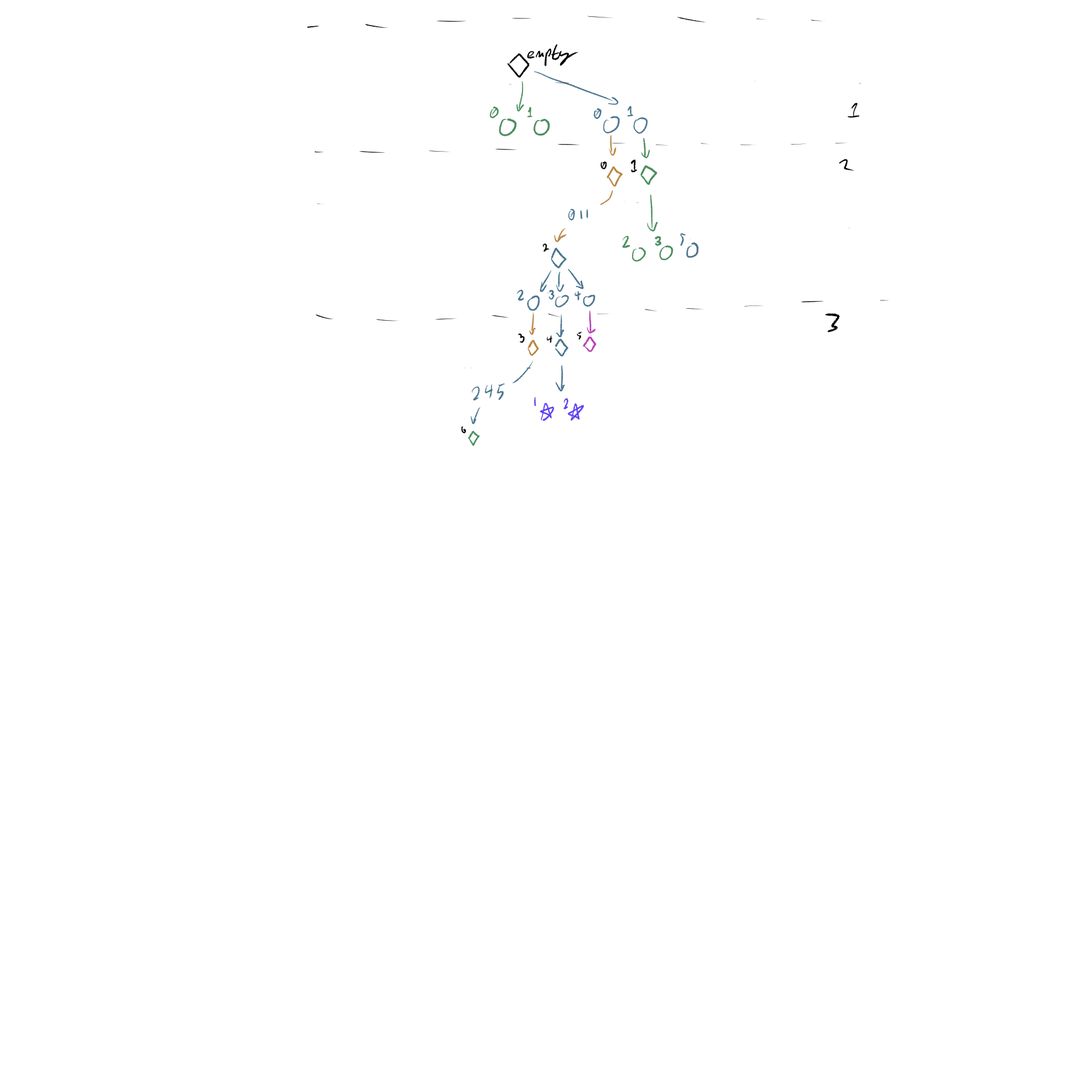
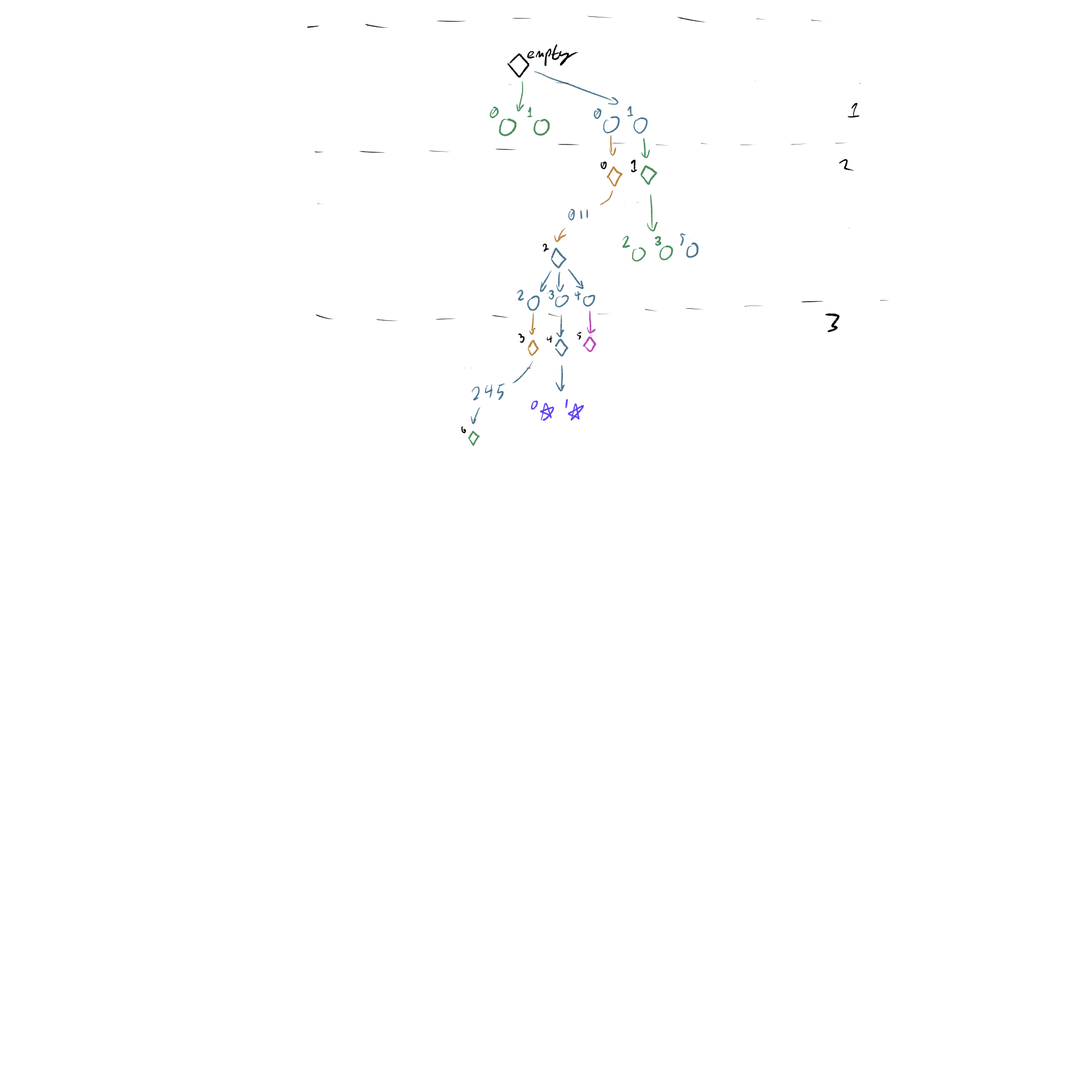
Before/after of a (1091, 1091) layered artwork. What changed in the layer stack:
painted on "Paint Layer 1" over [531, 396, 569, 411]
